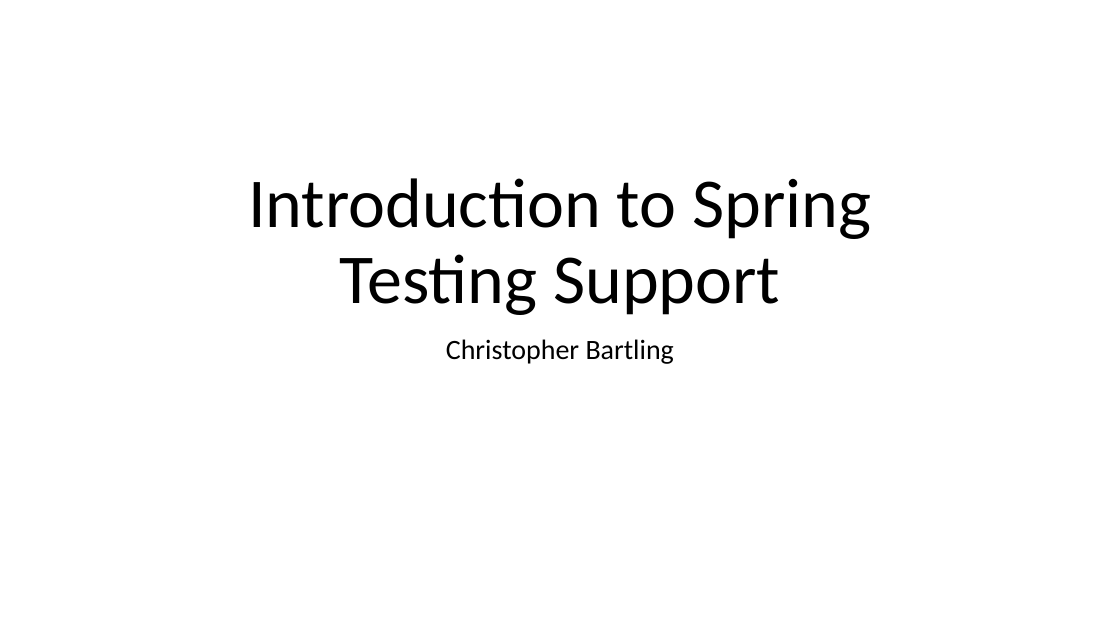
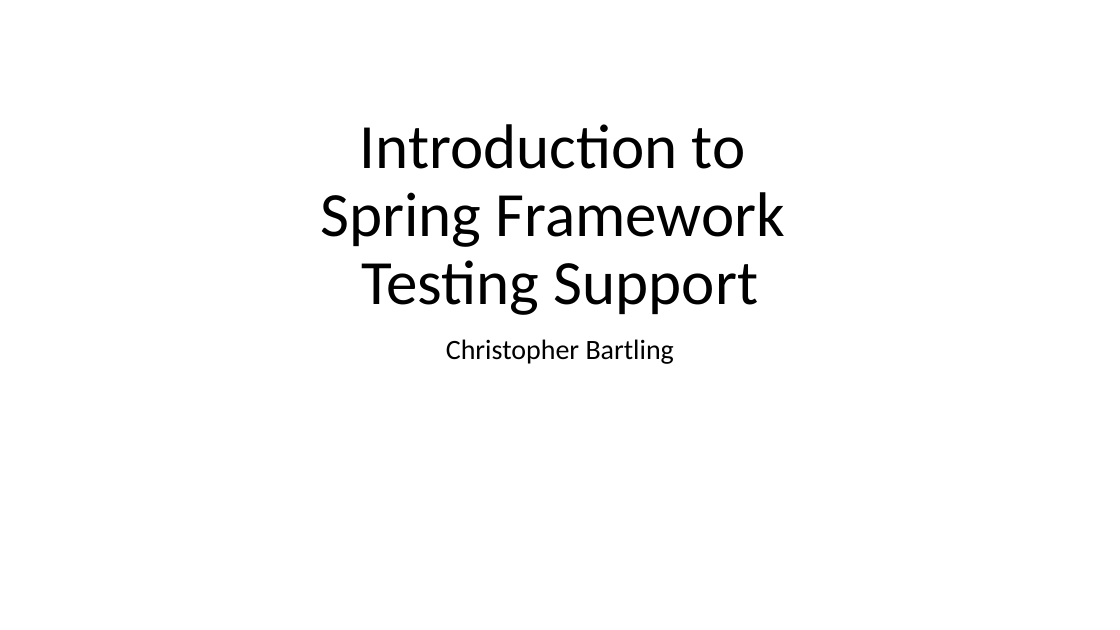
Before and after one commit to cebartling/test-driven, a slide deck: slide 1 of presentations/Introduction to Spring Framework Testing.pptx. Drawn at 1120x630 pixels with LibreOffice and Linux fonts; fonts in the diff are those of the drawing. Boxes give left, top, right and bottom in pixels: in the first picture for what was removed or moved away, otherwise in the second. Text is boxed around its words. In the diff, an @@ line names an element or a change of style, - is before the commit and + after.

Commit message:
Updates to Spring Framework testing support presentation

```diff
--- a/presentations/Introduction to Spring Framework Testing.pptx
+++ b/presentations/Introduction to Spring Framework Testing.pptx
@@ title at [320, 124, 785, 315]: text changed; size 60 to 54 pt @@
-Introduction to Spring Testing Support
+Introduction to
+Spring Framework
+Testing Support
```
Also in this commit, not shown: 3 other slides changed, 5 slides added.
